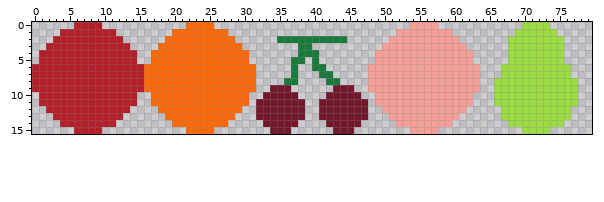
Edited in one commit: sprite sheet (Object/CritterJunction/fruit.png). The picture above is the old version.
The file is 80x16 pixels.
Once edited:
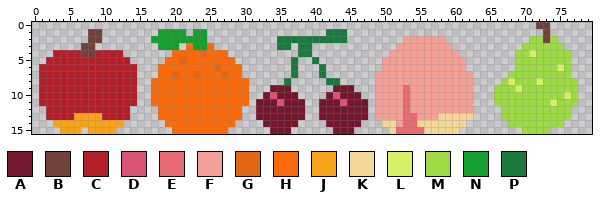
Palette (. is transparent): A #73172d  B #71413b  C #b4202a  D #da5373  E #e86a73  F #f5a097  G #e26715  H #fa6a0a  J #f9a31b  K #f5d797  L #d6f264  M #9cdb43  N #14a02e  P #1a7a3e
From old to new:
Colour B replaces colour C in rows 1 to 2 at x 8 to 9; in rows 3 to 4 at x 7 to 8.
Colour B replaces colour M in row 0 at x 72 to 73; in rows 1 to 2 at x 73.
Colour C is added in row 13 at x 2 and 13.
Colour D replaces colour A in row 10 at x 34 and 43; in row 11 at x 35 and 44.
Colour E is added in row 15 at x 52 to 53.
Colour E replaces colour F in rows 9 to 12 at x 53; in rows 13 to 14 at x 53 to 54; in row 15 at x 54 to 55.
Colour F is added in row 12 at x 49 and 62; in row 13 at x 49 to 50.
Colour G replaces colour H in row 4 at x 24; in row 5 at x 21; in row 6 at x 26; in row 7 at x 20, 23 and 27.
Colour H is added in row 13 at x 18 and 29; in row 14 at x 19 and 28; in row 15 at x 20 to 21 and 26 to 27.
Colour J is added in row 14 at x 3 and 12; in row 15 at x 4 to 5 and 10 to 11.
Colour J replaces colour C in row 13 at x 6 to 9; in row 14 at x 4 to 11; in row 15 at x 6 and 8 to 9.
Colour K is added in row 13 at x 61 to 62; in row 14 at x 50 to 51 and 60 to 61; in row 15 at x 51 and 58 to 60.
Colour K replaces colour F in row 13 at x 58 to 60; in row 14 at x 55 to 59; in row 15 at x 56 to 57.
Colour L replaces colour M in row 4 at x 71; in row 6 at x 75; in row 8 at x 68 and 72; in row 9 at x 69; in row 10 at x 76; in row 11 at x 74.
Colour M is added in rows 4 to 5 at x 76.
Colour N is added in row 1 at x 18 to 19; in row 2 at x 17 to 18.
Colour N replaces colour H in row 1 at x 20 to 21 and 23 to 24; in row 2 at x 19 to 24; in row 3 at x 18 to 20 and 23 to 24.
Colour P is added in row 1 at x 42 to 44; in row 3 at x 35 to 36.
Colour C is gone in row 0 at x 6 to 9; in row 1 at x 4 to 7 and 10 to 11; in row 2 at x 3 to 7 and 10 to 12; in row 3 at x 2 to 6 and 9 to 13; in row 4 at x 1 to 2 and 13 to 14; in row 5 at x 1 and 14.
Colour C is gone in rows 6 to 9 at x 0 and 15; in row 15 at x 7.
Colour F is gone in row 0 at x 54 to 57; in row 1 at x 52 to 59; in row 2 at x 51 to 52 and 59 to 60; in row 3 at x 50 to 51 and 60 to 61; in row 4 at x 49 to 50 and 61 to 62; in row 5 at x 49 and 62.
Colour F is gone in row 6 at x 48 to 49 and 62 to 63; in rows 7 to 9 at x 48 and 63.
Colour H is gone in row 0 at x 22 to 25; in row 1 at x 22 and 25 to 27; in row 2 at x 25 to 28; in row 3 at x 21 and 26 to 29; in row 4 at x 17 to 19 and 28 to 30; in row 5 at x 17 to 18 and 29 to 30.
Colour H is gone in rows 6 to 7 at x 16 to 17 and 30 to 31; in rows 8 to 9 at x 16 and 31.
Colour M is gone in row 0 at x 70 to 71; in row 1 at x 69 to 72 and 74; in row 2 at x 68 to 70 and 75; in row 3 at x 68 to 69; in rows 4 to 5 at x 68; in row 6 at x 67 to 68.
Colour M is gone in row 7 at x 67; in row 8 at x 66.
Colour P is gone in row 4 at x 40; in row 5 at x 38; in row 6 at x 40; in row 7 at x 42; in row 8 at x 37.
Changed places in both pictures, as pixel boxes (x1, y1, x2, y2):
changed: (32, 22, 347, 134)
changed: (368, 22, 571, 134)
